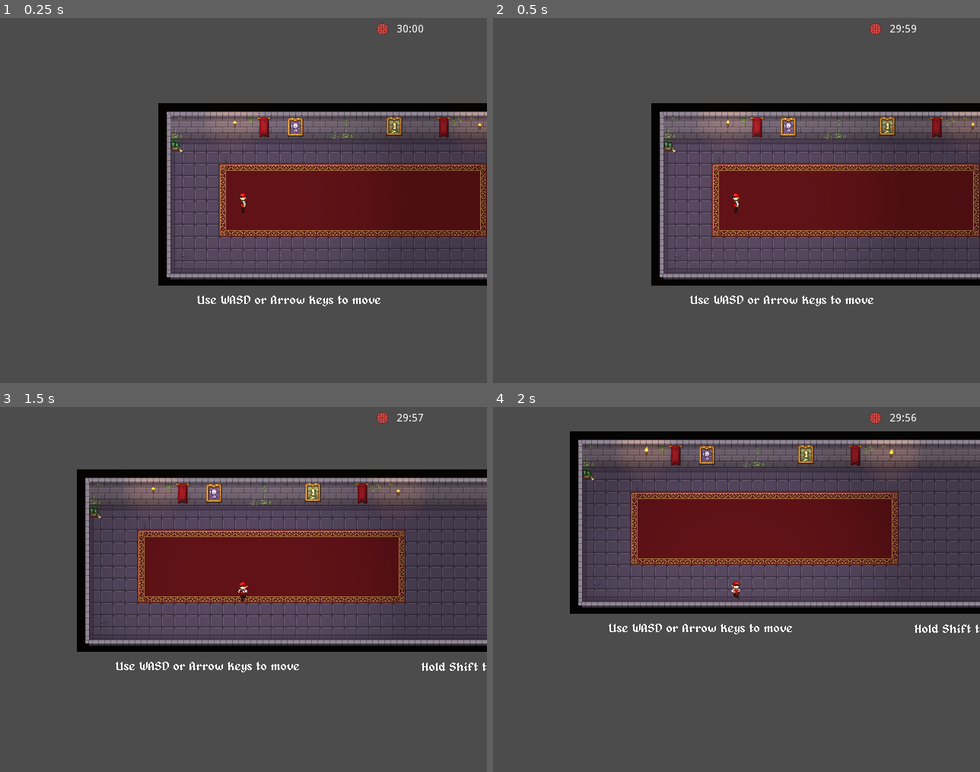
Above: before the commit, frames 1-4 (two rows, left to right).
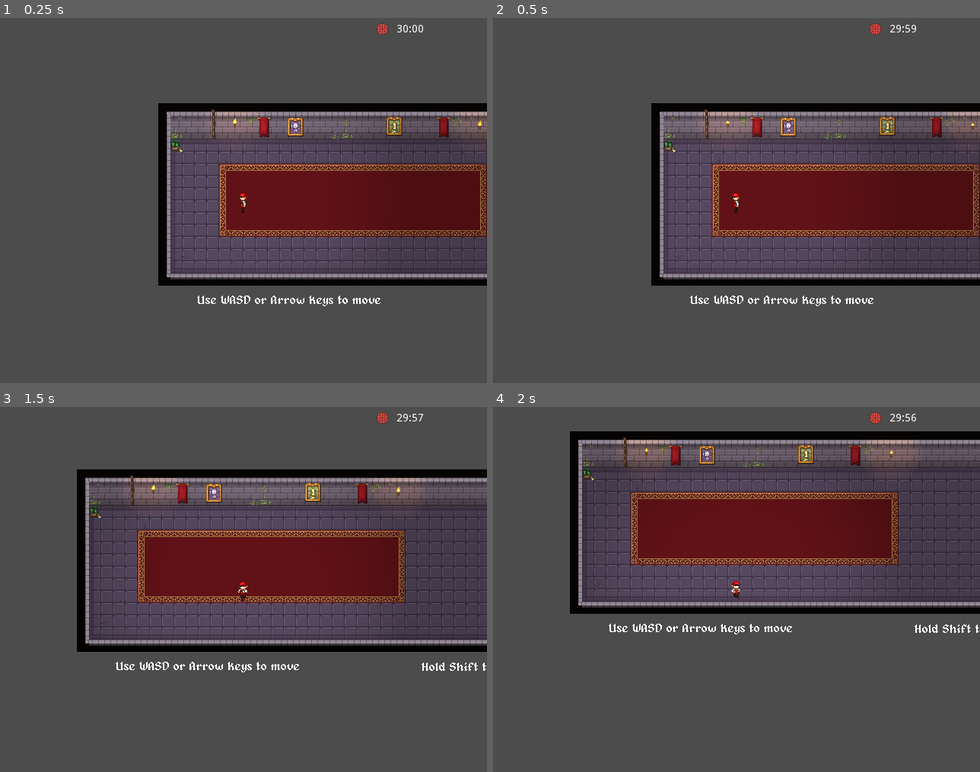
Above: after the commit, the same moments.

Repository: Bronsky91/Snapback
Game: Godot game, scene res://Scenes/Game.tscn
Same seed, same stepped clock (60 frames per second), same inputs: the game is played once before the commit and once after it. Sound files missing from this copy of the repository are replaced by a short silence.
Inputs:
- Up to frame 1 (0.25 s): no input
- Up to frame 2 (0.5 s): no input
- Up to frame 3 (1.5 s): tap Space (invert) at 0.5, 1.25, 1.35 s; hold D (right) 0.53-1.28 s; tap Shift (crouch) at 0.6 s; hold S (down) from 1.28 s (still down)
- Up to frame 4 (2 s): keep holding S (down)

The runs differ from the first frame. In frame 1, less than 0.1% of the frame differs, in the area x 43-99%, y 25-34%; in frame 2, less than 0.1%; in frame 3, less than 0.1%; in frame 4, less than 0.1%.

Commit message:
Edits brazier, fire, exc, eyes

Diff:
--- a/Scenes/Game.tscn
+++ b/Scenes/Game.tscn
@@ -25,6 +25,7 @@
 [ext_resource path="res://Assets/Decorations/Skull_002.png" type="Texture" id=23]
 [ext_resource path="res://Assets/Decorations/Painting_003.png" type="Texture" id=24]
 [ext_resource path="res://Assets/Decorations/Painting_001.png" type="Texture" id=25]
+[ext_resource path="res://Assets/Decorations/CopperPipe.png" type="Texture" id=26]
 
 [sub_resource type="SpriteFrames" id=22]
 animations = [ {
@@ -178,7 +179,7 @@
 position = Vector2( 2182, -111 )
 frames = SubResource( 22 )
 animation = "Writhe"
-frame = 2
+frame = 3
 playing = true
 
 [node name="DecoTileMap" type="TileMap" parent="Navigation2D/TileMap"]
@@ -200,15 +201,12 @@
 texture = ExtResource( 17 )
 
 [node name="Torch" parent="Navigation2D/TileMap/DecoTileMap" instance=ExtResource( 16 )]
-frame = 2
 
 [node name="Torch2" parent="Navigation2D/TileMap/DecoTileMap" instance=ExtResource( 16 )]
 position = Vector2( 310, -101 )
-frame = 2
 
 [node name="Torch3" parent="Navigation2D/TileMap/DecoTileMap" instance=ExtResource( 16 )]
 position = Vector2( 2155, -135 )
-frame = 2
 
 [node name="Painting001" type="Sprite" parent="Navigation2D/TileMap/DecoTileMap"]
 position = Vector2( 199, -97 )
@@ -233,6 +231,10 @@
 [node name="Pedestal002" type="Sprite" parent="Navigation2D/TileMap/DecoTileMap"]
 position = Vector2( 2247, -98 )
 texture = ExtResource( 20 )
+
+[node name="CopperPipe" type="Sprite" parent="Navigation2D/TileMap/DecoTileMap"]
+position = Vector2( -40, -104 )
+texture = ExtResource( 26 )
 
 [node name="Enemies" type="Node2D" parent="Navigation2D"]
 
@@ -411,7 +413,7 @@
 cell_size = Vector2( 16, 16 )
 cell_y_sort = true
 format = 1
-tile_data = PoolIntArray( -458614, 0, 65536, -393084, 0, 1, -262150, 0, 1 )
+tile_data = PoolIntArray( -458614, 0, 131074, -393084, 0, 1, -262150, 0, 1 )
 
 [node name="UI" type="CanvasLayer" parent="."]
 script = ExtResource( 8 )
Binary file changed: Assets/Decorations/Enemy_005.png
Binary file removed: Assets/Decorations/Enemy_006.png
Not shown, removed: Assets/Decorations/Enemy_006.png.import
Binary file changed: Assets/Exclamation.png
Binary file changed: Assets/eyes.png
Binary file changed: Assets/fire.png
Binary file changed: Assets/torch.png
Not shown: 1 places in Scenes/Game.tscn that only renumber resources
